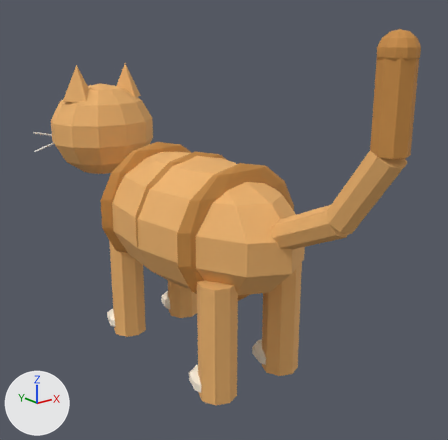
One commit to the glTF model assets/models/apartment/cat.glb: the scene before it, then after it.
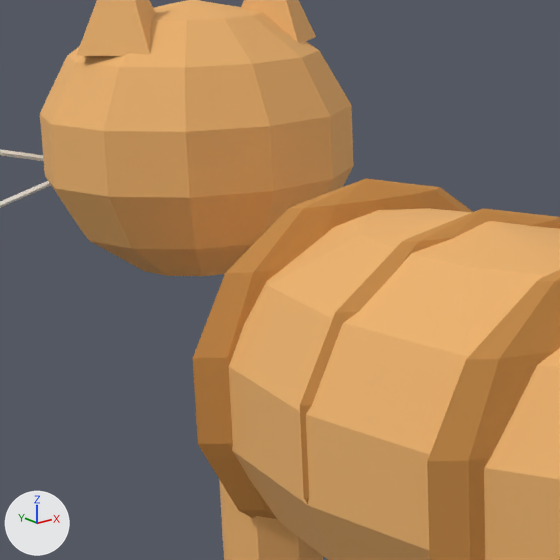
There are two pictures of each version: one whole from a camera (50 mm lens) standing at (-0.619, -0.853, 0.579) and looking at (0.036, -0.034, 0.251), one close up on the part from 8% to 49% of the width and 19% to 61% of the height. Every picture has the same lights, and +X, +Y and +Z are marked at lower left. The older version's two pictures come first. Vertices at exactly the same position are counted once.

The first close-up shows 'CatBody', 'CatHead', 'LegFL'.
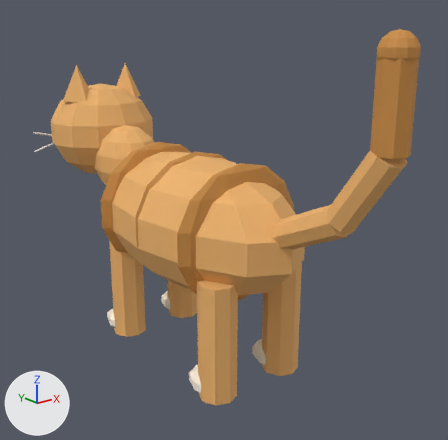
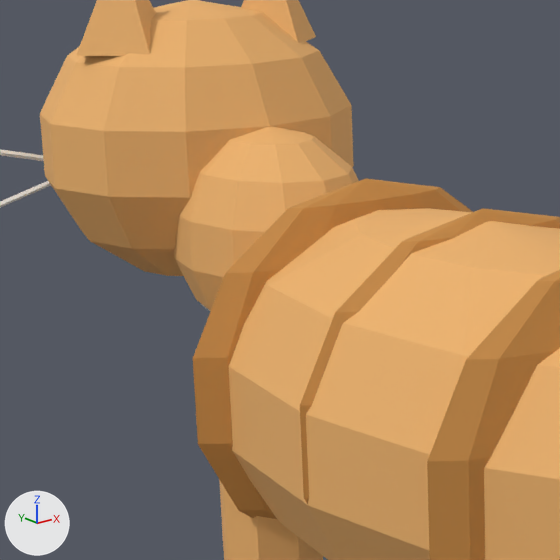
Where the change shows, as pixel boxes (x1, y1, x2, y2) in the close-ups (560 x 560 px):
'CatHead', reshaped: before (0, 0, 354, 276); after (0, 0, 359, 311)
part 1 of me_sphere_006, added (orange): after (173, 127, 359, 311)

What changed in the scene script:
```text
Change me_sphere_006:
    used by ob_cathead; location = (0.0, 0.24, 0.32)
    remove me_sphere_006.from_pydata(...)  # 382 vertices, 704 faces; spans x -0.12..0.12, y -0.007..0.202, z -0.045..0.185
    add me_sphere_006.from_pydata(...)  # 530 vertices, 992 faces; spans x -0.12..0.12, y -0.087..0.202, z -0.071..0.185
    me_sphere_006 part 1: a new loose piece, a UV sphere (12 segments, 7 rings, poles along z) spanning x -0.06..0.06, y -0.087..0.077, z -0.071..0.071, in mat_catfur (orange #edb36c)
    other edits to the shape of me_sphere_006 do not show in these pictures
```
